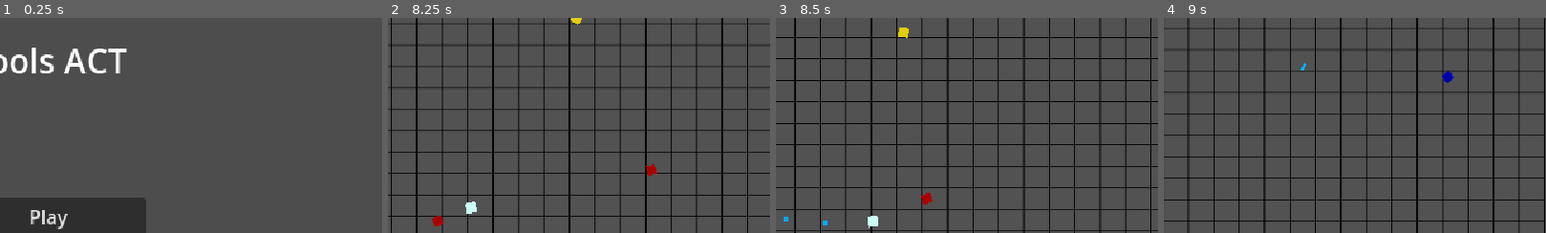
Above: before the commit, frames 1-4 (left to right).
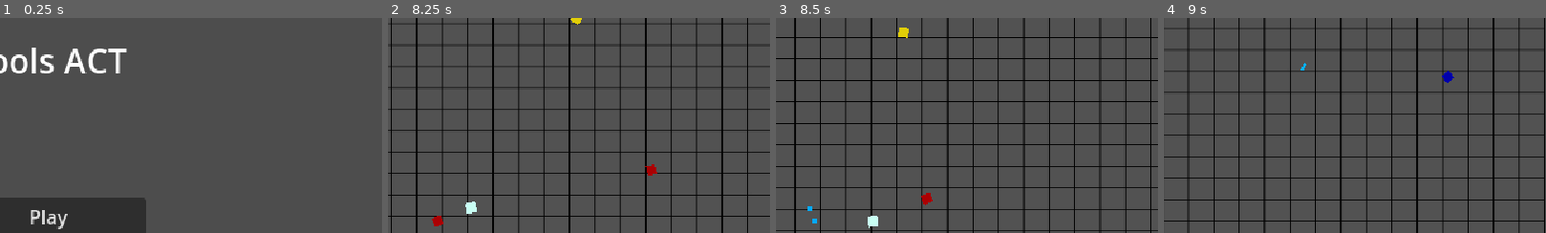
Above: after the commit, the same moments.

Repository: EmpexOri/OperationHavok
Game: Godot game, scene res://Scenes/MenuScene.tscn
Two runs of this game, one before a commit and one after it. Both use one fixed random seed, a clock stepped at 60 frames per second and the inputs below.
Inputs (mouse positions are % of the whole screen's width and height, from its top left):
- Up to frame 1 (0.25 s): no input
- Up to frame 2 (8.25 s): click "Play" at 0.5 s; move the mouse to (72, 45) at 1.27 s; hold D (right) 1.28-2.03 s; click (72, 45) at 1.35 s; move the mouse to (30, 55) at 2.02 s; hold S (down) 2.03-2.78 s; click (30, 55) at 2.1 s; move the mouse to (60, 28) at 2.77 s; hold D (right) 2.78-3.53 s; click (60, 28) at 2.85 s; move the mouse to (45, 70) at 3.52 s; hold W (up) 3.53-4.28 s; click (45, 70) at 3.6 s; move the mouse to (80, 65) at 4.27 s; hold A (left) 4.28-5.78 s; click (80, 65) at 4.35 s; move the mouse to (20, 35) at 5.02 s; click (20, 35) at 5.1 s; move the mouse to (55, 50) at 5.77 s; hold S (down) 5.78-6.53 s; click (55, 50) at 5.85 s; move the mouse to (35, 25) at 6.52 s; hold D (right) 6.53-7.28 s; click (35, 25) at 6.6 s; move the mouse to (72, 45) at 7.27 s; hold W (up) 7.28-8.03 s; click (72, 45) at 7.35 s; move the mouse to (30, 55) at 8.02 s; hold D (right) from 8.03 s (still down); click (30, 55) at 8.1 s
- Up to frame 3 (8.5 s): keep holding D (right)
- Up to frame 4 (9 s): move the mouse to (60, 28) at 8.77 s; release D (right) at 8.78 s; hold S (down) from 8.78 s (still down); click (60, 28) at 8.85 s
The pictures show only the part of the screen within x 44-94%, y 2-52%; the shares and areas given below are measured in that part.

Frames 1-2 are identical in both runs. In frame 3, 0.1% of the frame differs, in the area x 2-14%, y 87-97%; in frame 4, nothing differs.

Commit message:
Tweak xp pick up range and forces

Diff:
--- a/Assets/Scripts/Misc/xp.gd
+++ b/Assets/Scripts/Misc/xp.gd
@@ -2,14 +2,14 @@
 
 
 var speed = 300.0
-var separation_distance = 35.0
-var separation_force = 3
+var separation_distance = 10.0
+var separation_force = 1
 var cohesion_distance = 50.0
-var cohesion_force = 3
+var cohesion_force = 1
 var smoothing = 0.1
 var target_velocity = Vector2.ZERO
 
-var pickup_range = 300
+var pickup_range = 150
 var player_in_range = false
 
 func _ready() -> void:
